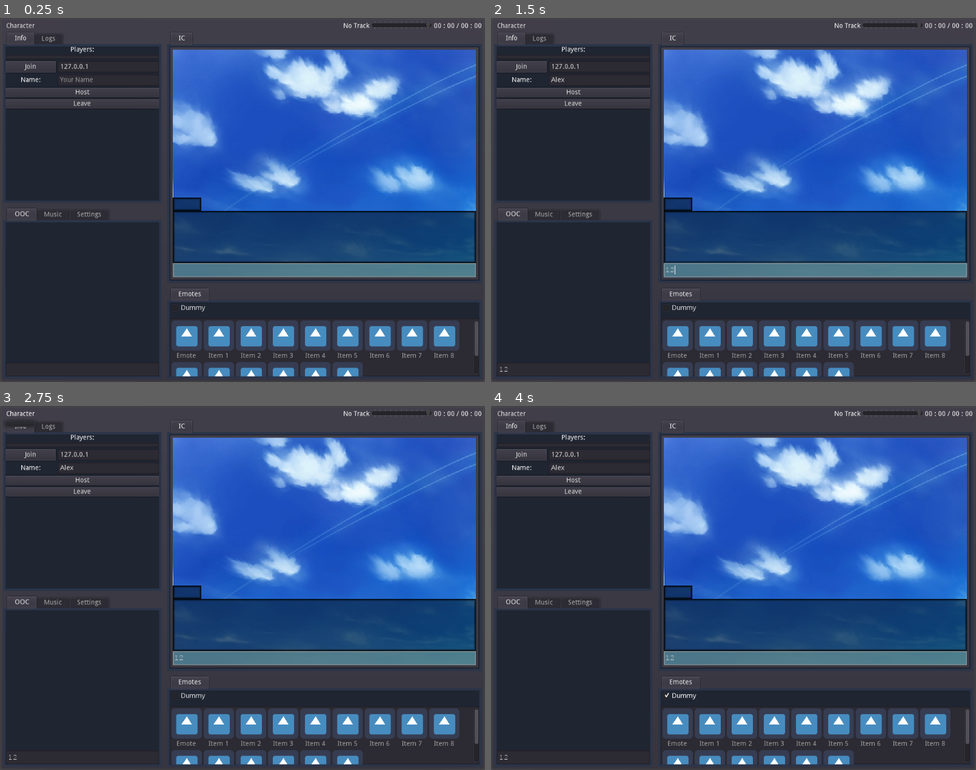
Above: before the commit, frames 1-4 (two rows, left to right).
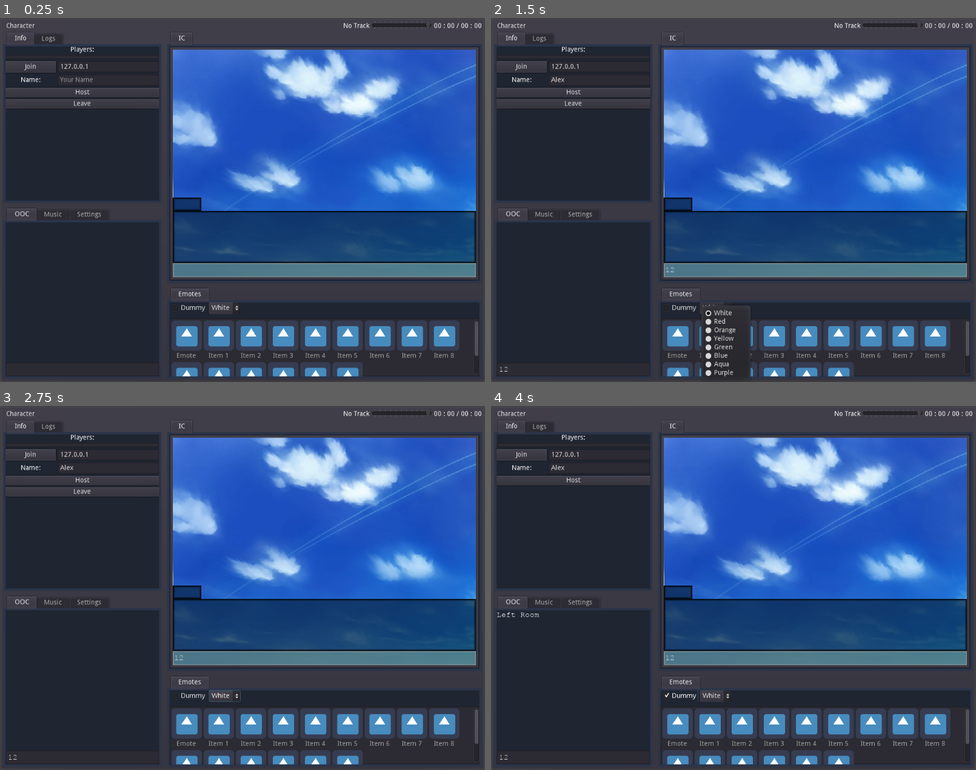
Above: after the commit, the same moments.

Repository: Crystalwarrior/GodotAO
Game: Godot game, scene res://ChatRoom.tscn
Same seed, same stepped clock (60 frames per second), same inputs: the game is played once before the commit and once after it. The engine's default icon, where the game draws it, is replaced by a stand-in: a white triangle on a blue panel in a dark square. Sound files missing from this copy of the repository are replaced by a short silence.
Inputs (mouse positions are in pixels of both pictures, inside the frame that each line leads up to):
- Up to frame 1 (0.25 s): no input
- Up to frame 2 (1.5 s): click (597, 79) at 0.52 s; type "Alex" at 0.6 s; click (573, 371) at 0.75 s; type "12" at 0.83 s; click (815, 269) at 0.98 s; type "12" at 1.07 s; click (714, 309) at 1.25 s, where only the run after the commit has a clickable "White"
- Up to frame 3 (2.75 s): click "Character" at 2 s
- Up to frame 4 (4 s): click "Leave" at 2.75 s; click "Dummy" at 3.5 s

The runs differ from the first frame. In frame 1, 0.1% of the frame differs, in the area x 43-50%, y 78-82%; in frame 2, 1.6%, in the area x 35-99%, y 67-99%; in frame 3, 0.3%; in frame 4, 0.9%.

Commit message:
Added "default color" setting to ic chat (PROBLEM: Using "default color" option makes it impossible for the logs to color it correctly

Diff:
--- a/ChatRoom.gd
+++ b/ChatRoom.gd
@@ -78,19 +78,20 @@
 	var id = get_tree().get_network_unique_id()
 	rpc("receive_ooc_message", id, msg)
 
-func send_ic_message(msg):
+func send_ic_message(msg, color: Color = ColorN("white")):
 	if msg == "": #Don't send blank messages ya doofus.
 		return
 	var id = get_tree().get_network_unique_id()
-	rpc("receive_ic_message", id, msg, character, current_emote)
+	rpc("receive_ic_message", id, msg, color, character, current_emote)
 
 sync func receive_ooc_message(id, msg):
 	emit_signal("ooc_message", "[b]" + clients[id] + "[/b]: " + msg)
 
-sync func receive_ic_message(id, msg, chara, emote_index):
+sync func receive_ic_message(id, msg, color, chara, emote_index):
 	emit_signal("ic_name", clients[id])
-	emit_signal("ic_message", msg)
-	emit_signal("ic_logs", "[b]" + clients[id] + "[/b]: " + msg)
+	emit_signal("ic_message", msg, color)
+	emit_signal("ic_logs", "[b]" + clients[id] + "[/b]: " + text_parser.parse_markup(msg))
+	print(text_parser.parse_markup(msg))
 	emit_signal("ic_character", characters.emotes[chara][emote_index]["file"])
 
 func _on_JoinButton_button_up():
--- a/ChatRoom.tscn
+++ b/ChatRoom.tscn
@@ -19,8 +19,9 @@
 [ext_resource path="res://res/backgrounds/test/110602_b.jpg" type="Texture" id=17]
 [ext_resource path="res://Say.gd" type="Script" id=18]
 [ext_resource path="res://res/sounds/blip-female.wav" type="AudioStream" id=19]
-[ext_resource path="res://icon.png" type="Texture" id=20]
-[ext_resource path="res://Emotes.gd" type="Script" id=21]
+[ext_resource path="res://Options.gd" type="Script" id=20]
+[ext_resource path="res://icon.png" type="Texture" id=21]
+[ext_resource path="res://Emotes.gd" type="Script" id=22]
 
 [sub_resource type="StyleBoxFlat" id=1]
 bg_color = Color( 0.0196078, 0.101961, 0.176471, 0.588235 )
@@ -261,7 +262,7 @@
 
 [node name="Text" type="RichTextLabel" parent="PanelContainer/MainWindow/MainView/Left/Info2/OOC"]
 margin_right = 324.0
-margin_bottom = 297.0
+margin_bottom = 292.0
 focus_mode = 2
 size_flags_vertical = 3
 custom_fonts/bold_italics_font = ExtResource( 9 )
@@ -275,7 +276,7 @@
 selection_enabled = true
 
 [node name="Input" type="LineEdit" parent="PanelContainer/MainWindow/MainView/Left/Info2/OOC"]
-margin_top = 301.0
+margin_top = 296.0
 margin_right = 324.0
 margin_bottom = 325.0
 custom_fonts/font = ExtResource( 12 )
@@ -296,6 +297,7 @@
 script = ExtResource( 14 )
 
 [node name="Settings" type="VBoxContainer" parent="PanelContainer/MainWindow/MainView/Left/Info2"]
+visible = false
 anchor_right = 1.0
 anchor_bottom = 1.0
 margin_left = 5.0
@@ -524,6 +526,7 @@
 custom_fonts/italics_font = ExtResource( 10 )
 custom_fonts/bold_font = ExtResource( 11 )
 custom_fonts/normal_font = ExtResource( 12 )
+custom_colors/default_color = Color( 1, 1, 1, 1 )
 bbcode_enabled = true
 scroll_following = true
 selection_enabled = true
@@ -568,27 +571,34 @@
 scroll_vertical_enabled = false
 
 [node name="Options" type="HBoxContainer" parent="PanelContainer/MainWindow/MainView/Right/Info4/Emotes/ScrollContainer"]
-editor/display_folded = true
-margin_right = 79.0
+margin_right = 162.0
 margin_bottom = 24.0
 rect_clip_content = true
+script = ExtResource( 20 )
 
 [node name="Dummy" type="CheckBox" parent="PanelContainer/MainWindow/MainView/Right/Info4/Emotes/ScrollContainer/Options"]
 margin_right = 79.0
 margin_bottom = 24.0
 text = "Dummy"
 
+[node name="OptionButton" type="OptionButton" parent="PanelContainer/MainWindow/MainView/Right/Info4/Emotes/ScrollContainer/Options"]
+margin_left = 83.0
+margin_right = 162.0
+margin_bottom = 24.0
+text = "White"
+selected = 0
+
 [node name="Emotes" type="ItemList" parent="PanelContainer/MainWindow/MainView/Right/Info4/Emotes"]
 margin_top = 34.0
 margin_right = 654.0
 margin_bottom = 156.0
 size_flags_vertical = 3
-items = [ "Emote", ExtResource( 20 ), false, "Item 1", ExtResource( 20 ), false, "Item 2", ExtResource( 20 ), false, "Item 3", ExtResource( 20 ), false, "Item 4", ExtResource( 20 ), false, "Item 5", ExtResource( 20 ), false, "Item 6", ExtResource( 20 ), false, "Item 7", ExtResource( 20 ), false, "Item 8", ExtResource( 20 ), false, "Item 9", ExtResource( 20 ), false, "Item 10", ExtResource( 20 ), false, "Item 11", ExtResource( 20 ), false, "Item 12", ExtResource( 20 ), false, "Item 13", ExtResource( 20 ), false, "Item 14", ExtResource( 20 ), false ]
+items = [ "Emote", ExtResource( 21 ), false, "Item 1", ExtResource( 21 ), false, "Item 2", ExtResource( 21 ), false, "Item 3", ExtResource( 21 ), false, "Item 4", ExtResource( 21 ), false, "Item 5", ExtResource( 21 ), false, "Item 6", ExtResource( 21 ), false, "Item 7", ExtResource( 21 ), false, "Item 8", ExtResource( 21 ), false, "Item 9", ExtResource( 21 ), false, "Item 10", ExtResource( 21 ), false, "Item 11", ExtResource( 21 ), false, "Item 12", ExtResource( 21 ), false, "Item 13", ExtResource( 21 ), false, "Item 14", ExtResource( 21 ), false ]
 max_columns = 16
 same_column_width = true
 icon_mode = 0
 fixed_icon_size = Vector2( 64, 64 )
-script = ExtResource( 21 )
+script = ExtResource( 22 )
 
 [connection signal="character_changed" from="." to="PanelContainer/MainWindow/MainView/Right/Info4/Emotes/Emotes" method="_on_Main_character_changed"]
 [connection signal="clients_changed" from="." to="PanelContainer/MainWindow/MainView/Left/Info/Info" method="_on_Main_clients_changed"]
@@ -620,6 +630,8 @@
 [connection signal="value_changed" from="PanelContainer/MainWindow/MainView/Left/Info2/Settings/TextSpeed/Slider" to="PanelContainer/MainWindow/MainView/Left/Info2/Settings" method="_on_TextSpeed_value_changed"]
 [connection signal="message_sent" from="PanelContainer/MainWindow/MainView/Right/Info3/IC/Say" to="." method="send_ic_message"]
 [connection signal="text_entered" from="PanelContainer/MainWindow/MainView/Right/Info3/IC/Say/Input" to="PanelContainer/MainWindow/MainView/Right/Info3/IC/Say" method="_on_Input_text_entered"]
+[connection signal="color_changed" from="PanelContainer/MainWindow/MainView/Right/Info4/Emotes/ScrollContainer/Options" to="PanelContainer/MainWindow/MainView/Right/Info3/IC/Say" method="_on_Options_color_changed"]
+[connection signal="item_selected" from="PanelContainer/MainWindow/MainView/Right/Info4/Emotes/ScrollContainer/Options/OptionButton" to="PanelContainer/MainWindow/MainView/Right/Info4/Emotes/ScrollContainer/Options" method="_on_OptionButton_item_selected"]
 [connection signal="emote_selected" from="PanelContainer/MainWindow/MainView/Right/Info4/Emotes/Emotes" to="." method="_on_emote_selected"]
 [connection signal="emote_selected" from="PanelContainer/MainWindow/MainView/Right/Info4/Emotes/Emotes" to="PanelContainer/MainWindow/MainView/Right/Info3/IC/Say" method="_on_emote_selected"]
 [connection signal="item_selected" from="PanelContainer/MainWindow/MainView/Right/Info4/Emotes/Emotes" to="PanelContainer/MainWindow/MainView/Right/Info4/Emotes/Emotes" method="_on_item_selected"]
--- a/Logs.gd
+++ b/Logs.gd
@@ -3,4 +3,4 @@
 onready var text: RichTextLabel = $Text as RichTextLabel
 
 func _on_ic_logs(msg: String) -> void:
-	text.bbcode_text += text_parser.parse_markup(msg) + "\n"
+	text.bbcode_text += msg + "\n"
--- /dev/null
+++ b/Options.gd
@@ -0,0 +1,25 @@
+extends HBoxContainer
+
+signal color_changed(color)
+
+onready var option_button: OptionButton = $OptionButton as OptionButton
+
+var colorlist = [{"name": "White", "color": ColorN("white")},
+				{"name": "Red", "color": ColorN("red")},
+				{"name": "Orange", "color": Color("#ffa500")},
+				{"name": "Yellow", "color": ColorN("yellow")},
+				{"name": "Green", "color": ColorN("green")},
+				{"name": "Blue", "color": Color("#0088ff")},
+				{"name": "Aqua", "color": ColorN("aqua")},
+				{"name": "Purple", "color": Color("#ff55ff")}]
+
+func _ready():
+	var i = 0
+	for color in colorlist:
+		option_button.add_item(color["name"], i)
+		option_button.set_item_metadata(i, color["color"])
+		i += 1
+
+func _on_OptionButton_item_selected(ID):
+	emit_signal("color_changed", option_button.get_item_metadata(ID))
+	print(option_button.get_item_metadata(ID))
--- a/Say.gd
+++ b/Say.gd
@@ -6,20 +6,21 @@
 onready var text: RichTextLabel = $Box/Display/Text as RichTextLabel
 onready var blip: AudioStreamPlayer = $Blip as AudioStreamPlayer
 
-signal message_sent(msg)
+signal message_sent(msg, color)
 
 var timer = 0.0
+var color: Color = ColorN("white") #Our default typing color
 
 func _on_ic_name(nick: String) -> void:
 	showname.text = nick
 
-func _on_ic_message(msg: String) -> void:
+func _on_ic_message(msg: String, col: Color = ColorN("white")) -> void:
 	if msg.empty() or msg == " ":
 		box.hide()
 	else:
 		box.show()
+	text.add_color_override("default_color", col)
 	text.bbcode_text = text_parser.parse_markup(msg)
-
 	if settings.text_speed != 0: #the fastest it can be
 		text.visible_characters = 0
 		timer = settings.text_speed
@@ -37,8 +38,12 @@
 			timer = 0
 
 func _on_Input_text_entered(new_text):
-	emit_signal("message_sent", new_text)
+	emit_signal("message_sent", new_text, color)
 	input.text = ""
 
 func _on_emote_selected(index):
 	input.grab_focus()
+
+func _on_Options_color_changed(col):
+	color = col
+	input.grab_focus()
Not shown: 1 places in ChatRoom.tscn that only renumber resources
